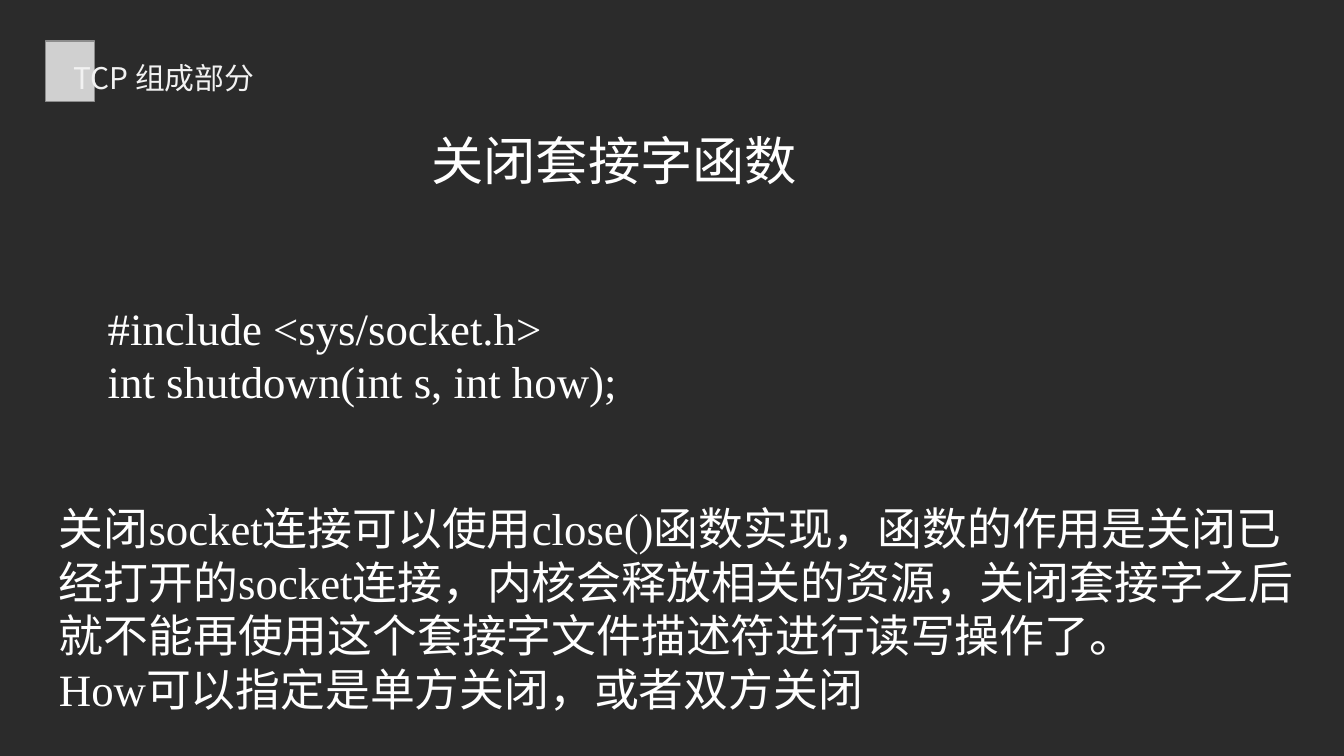
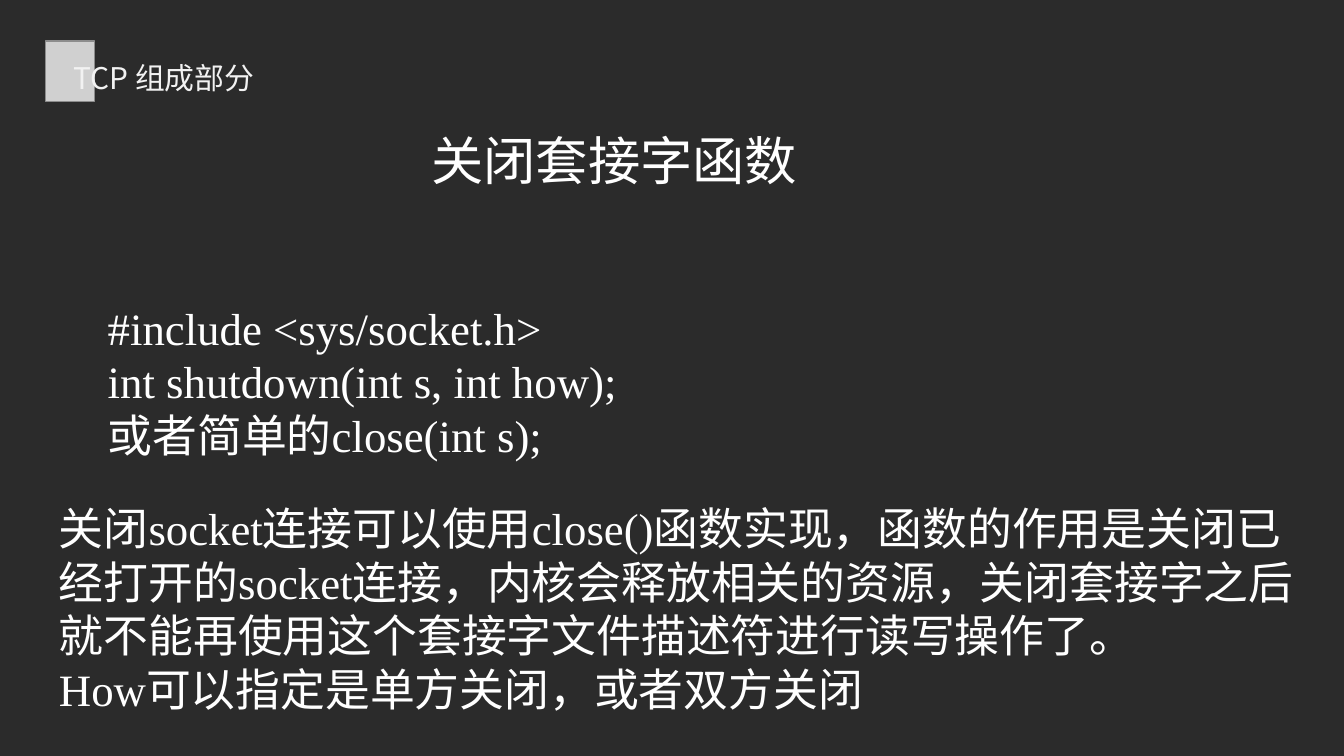
Before and after one commit to QFP-ZJT/QFP-ZJT.github.io, a slide deck: slide 12 of download/TCP实现点对点通讯.pptx. Drawn at 1344x756 pixels with LibreOffice and Linux fonts; fonts in the diff are those of the drawing; grey boxes stand for pictures; background and template pictures are left out; a plain dark background stands for a picture behind light text. Boxes give left, top, right and bottom in pixels: in the first picture for what was removed or moved away, otherwise in the second. Text is boxed around its words. In the diff, an @@ line names an element or a change of style, - is before the commit and + after.

```diff
--- a/download/TCP实现点对点通讯.pptx
+++ b/download/TCP实现点对点通讯.pptx
@@ text at bbox=[108, 407, 542, 462]: paragraph added @@
+或者简单的close(int s);
```
Also in this commit, not shown: 1 other slide changed, 1 slide added, 1 slide removed, 1 other file.
